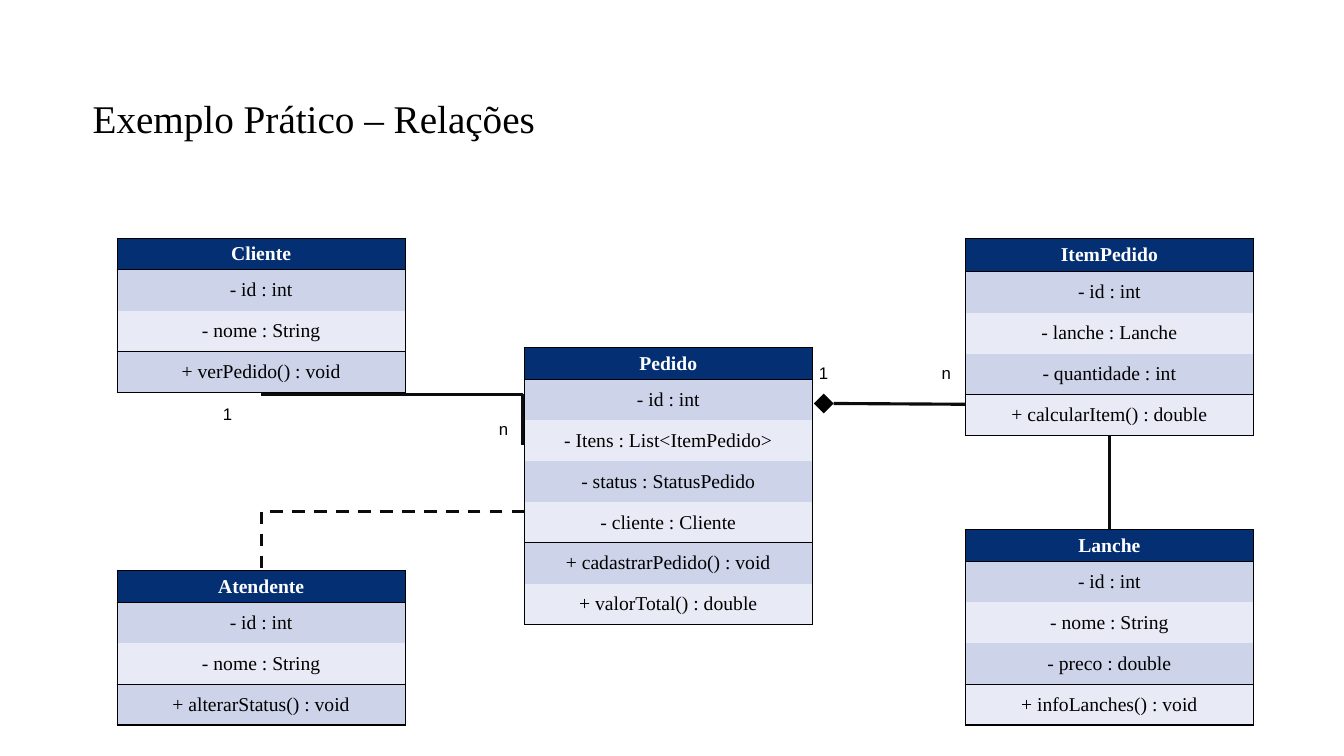
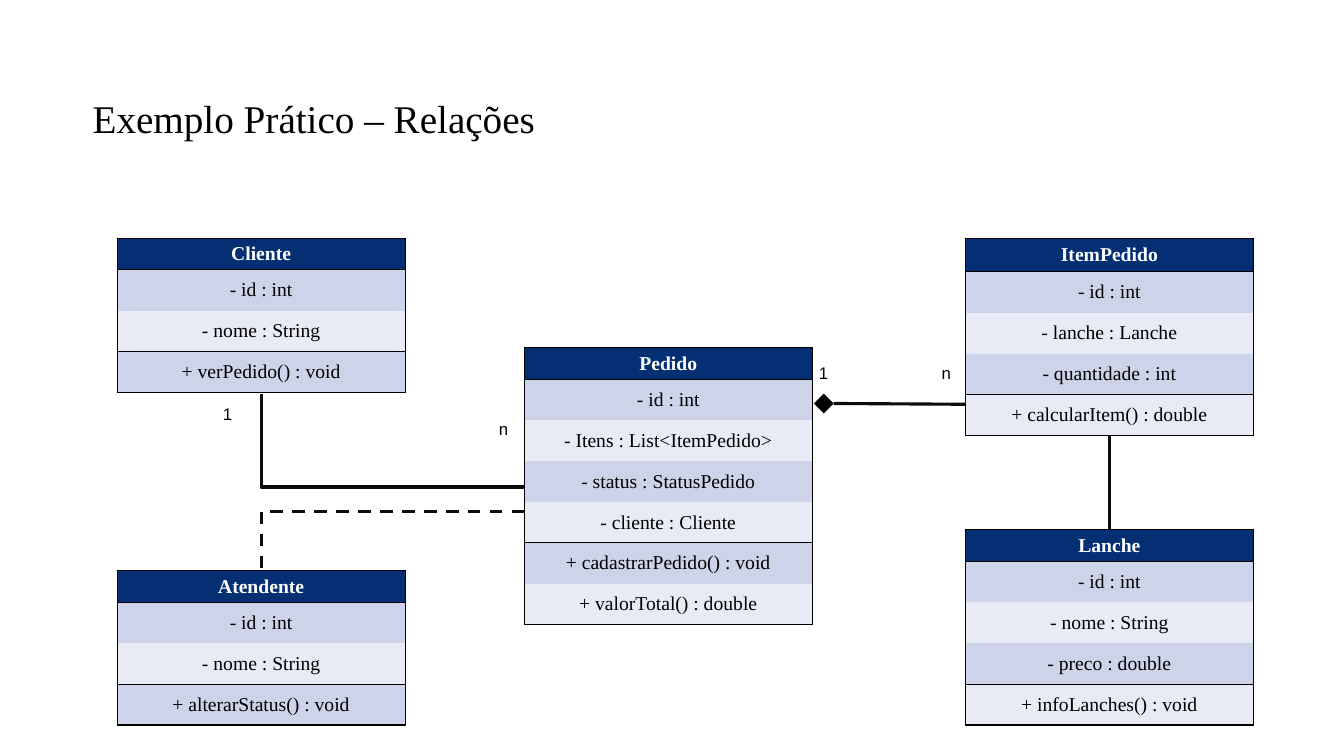
Before and after one commit to PedroMiho/UMC, a slide deck: slide 13 of UML.pptx. Drawn at 1344x756 pixels with LibreOffice and Linux fonts; fonts in the diff are those of the drawing; background and template pictures are left out. Boxes give left, top, right and bottom in pixels: in the first picture for what was removed or moved away, otherwise in the second. Text is boxed around its words. In the diff, an @@ line names an element or a change of style, - is before the commit and + after.

```diff
--- a/UML.pptx
+++ b/UML.pptx
@@ table: place and size @@
-table at (117,238,405,569)
+table at (117,238,405,394)
@@ table: place and size @@
-table at (524,348,813,679)
+table at (524,348,813,627)
@@ elbow line moved from (261, 394) - (523, 445) to (261, 394) - (524, 487) @@
```
Also in this commit, not shown: 3 other slides changed, 2 other files.
